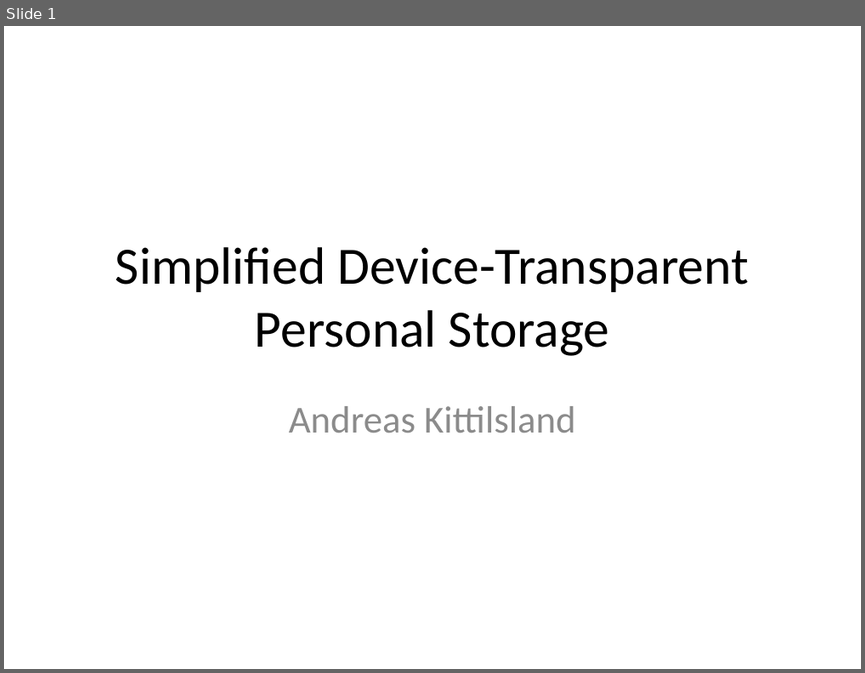
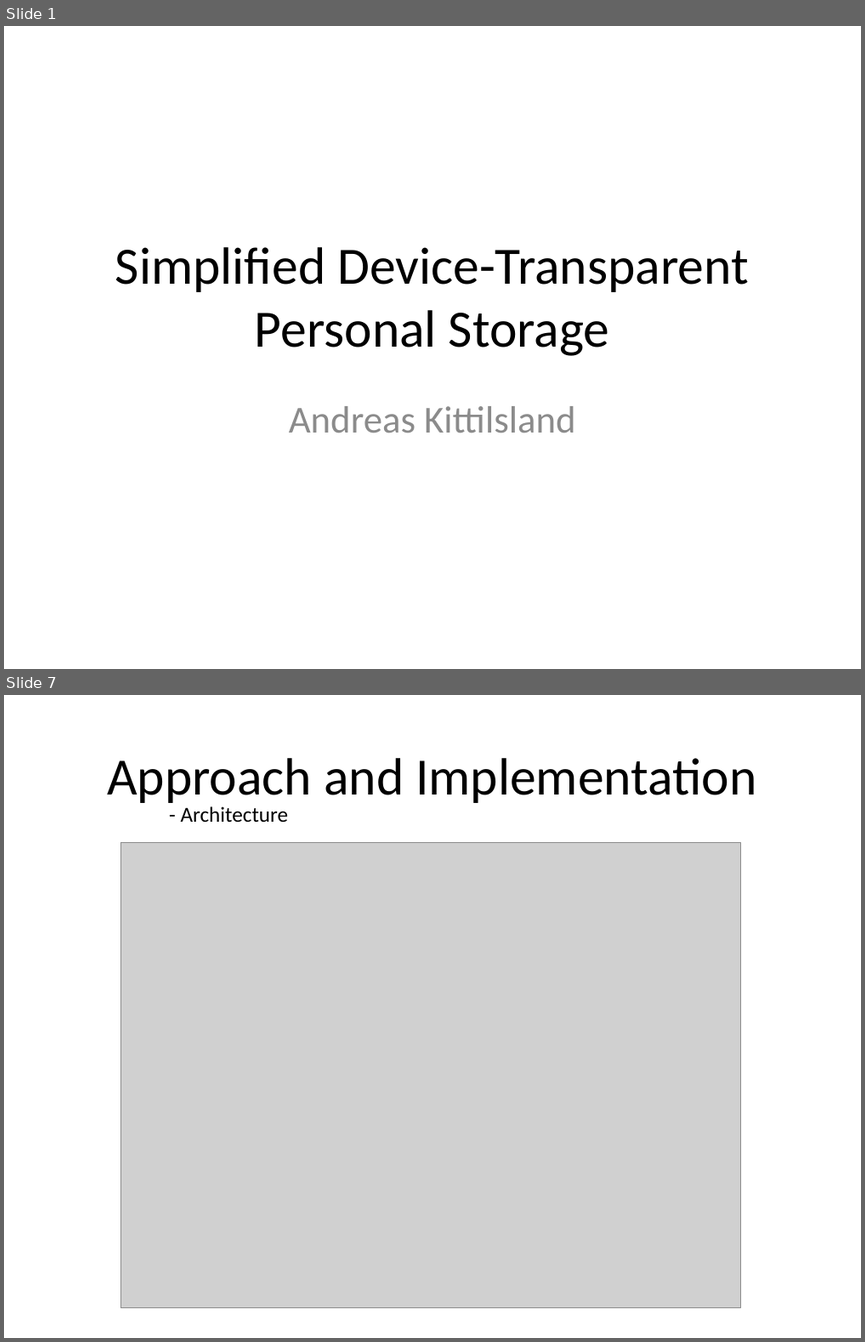
Before and after one commit to AndreasKi/Master, a slide deck: Documents/Presentation.pptx. Shown one above the other, each under a label of ours: slide 1 before the commit, slides 1 and 7 after it; the slides between them are not shown. The pictures are 865x673 and 865x1342 pixels, drawn with LibreOffice and Linux fonts; fonts in the diff are those of the drawing; grey boxes stand for pictures. Boxes give left, top, right and bottom in pixels: in the first picture for what was removed or moved away, otherwise in the second. Text is boxed around its words. In the diff, an @@ line names an element or a change of style, - is before the commit and + after.

```diff
--- a/Documents/Presentation.pptx
+++ b/Documents/Presentation.pptx
@@ slide 7 added at bbox=[4, 695, 861, 1338], background #FFFFFF @@
@@ title added at bbox=[107, 758, 756, 807], 44 pt, text #000000 @@
+Approach and Implementation
@@ text added at bbox=[181, 806, 289, 822], 18 pt, text #000000 @@
+- Architecture
@@ picture added at bbox=[120, 842, 740, 1308] @@
```
Also in this commit, not shown: 2 slides changed, 34 other slides added, 3 slides removed.
